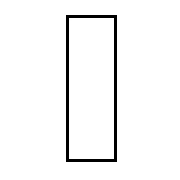
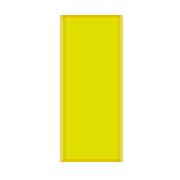
Revision of a layered 180 × 180 image; what changed, layer by layer:
hid "square_small_4.png copy #3" over [66, 15, 117, 162]
showed "square_small_4.png copy #2", painted on it over [60, 15, 123, 162]
